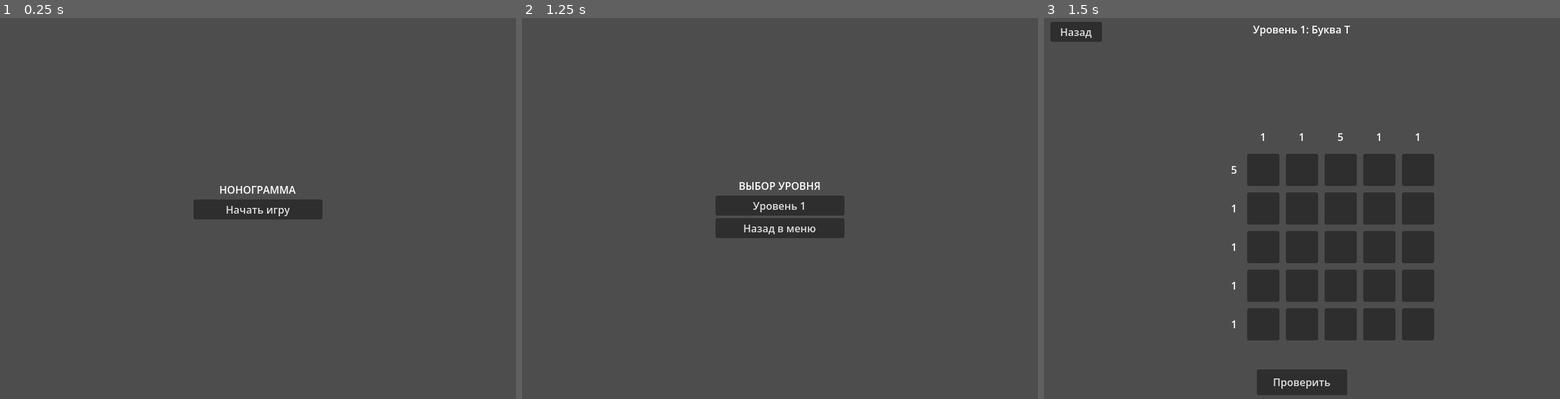
Above: before the commit, frames 1-3 (left to right).
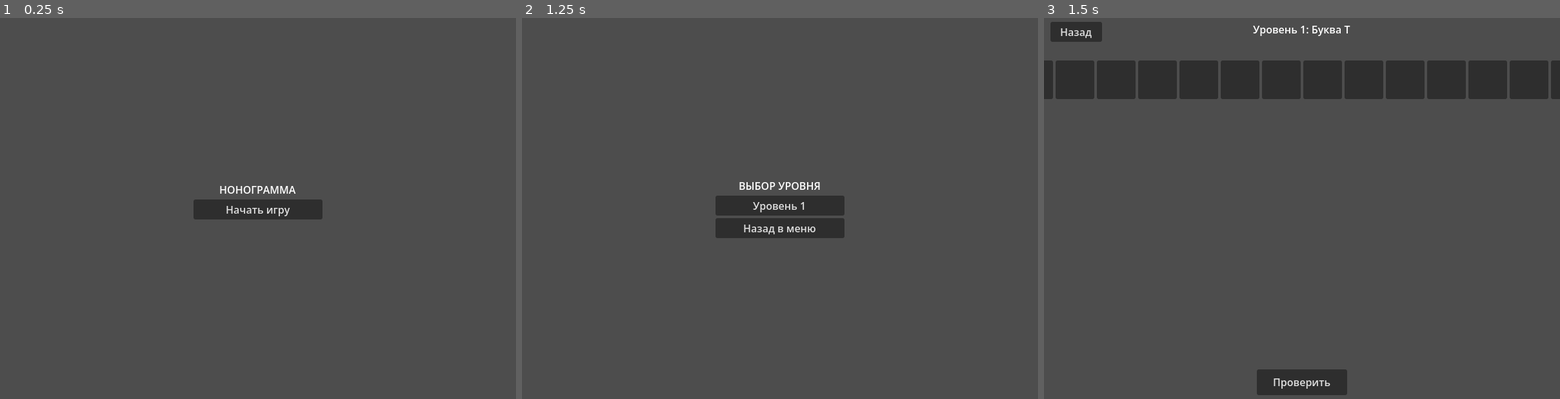
Above: after the commit, the same moments.

Repository: tunder-tunder/nonogramm
Game: Godot game, scene res://Main.tscn
Two runs of this game, one before a commit and one after it. Both use one fixed random seed, a clock stepped at 60 frames per second and the inputs below.
Inputs:
- Up to frame 1 (0.25 s): no input
- Up to frame 2 (1.25 s): click "Начать игру" at 0.5 s
- Up to frame 3 (1.5 s): click "Уровень 1" at 1.25 s

Frames 1-2 are identical in both runs. In frame 3, 23% of the frame differs, in the area x 0-100%, y 11-85%.

Commit message:
Update level scene with improved grid UI and consistent interaction logic
- Modified .gitignore to properly exclude build artifacts, dependencies, and log files
- Updated scenes/level.tscn to replace basic GridContainer with structured layout using MainGridContainer, RowHintsContainer, and ColHintsContainer for better hint display
- Enhanced scripts/level_view.gd with proper grid UI creation using nested containers, maintaining left-click (black fill), right-click (blue cross), and color logic consistency across all levels
- Implemented proper hint calculation and display positioning with dedicated containers for row and column hints

The changes restructure the level interface with a more organized layout system while preserving the core gameplay mechanics of left-click to fill, right-click to mark crosses, and consistent color coding throughout all game levels.

Diff:
--- a/scenes/level.tscn
+++ b/scenes/level.tscn
@@ -24,19 +24,28 @@
 text = "Уровень"
 horizontal_alignment = 1
 
-[node name="GridContainer" type="Control" parent="."]
+[node name="MainGridContainer" type="GridContainer" parent="."]
 layout_mode = 1
 anchors_preset = 8
 anchor_left = 0.5
 anchor_top = 0.5
 anchor_right = 0.5
 anchor_bottom = 0.5
-offset_left = -170.0
-offset_top = -170.0
-offset_right = 170.0
-offset_bottom = 170.0
+offset_left = -230.0
+offset_top = -230.0
+offset_right = 230.0
+offset_bottom = 230.0
 grow_horizontal = 2
 grow_vertical = 2
+columns = 6
+
+[node name="RowHintsContainer" type="VBoxContainer" parent="."]
+layout_mode = 1
+visible = false
+
+[node name="ColHintsContainer" type="HBoxContainer" parent="."]
+layout_mode = 1
+visible = false
 
 [node name="CheckButton" type="Button" parent="."]
 layout_mode = 1
--- a/scripts/level_view.gd
+++ b/scripts/level_view.gd
@@ -6,14 +6,14 @@
 var level_data: LevelData
 var player_grid: Array = []  # Состояние игрока: 0 - пусто, 1 - закрашено, 2 - помечено крестиком
 var cell_size: int = 60
-var start_offset: Vector2 = Vector2(80, 80)  # Смещение для размещения подсказок
-var hint_font_size: int = 16
-
-@onready var grid_container: Control = $GridContainer
+
+@onready var row_hints_container: VBoxContainer = $RowHintsContainer
+@onready var col_hints_container: HBoxContainer = $ColHintsContainer
+@onready var main_grid_container: GridContainer = $MainGridContainer
 @onready var level_label: Label = $LevelLabel
 @onready var check_button: Button = $CheckButton
 @onready var back_button: Button = $BackButton
-@onready var victory_banner: Control = $VictoryBanner  # Баннер победы
+@onready var victory_banner: Panel = $VictoryBanner
 
 # Цвета с высоким контрастом
 const COLOR_FILLED = Color(0.0, 0.0, 0.0)      # Черный для закрашенных ЛКМ
@@ -41,64 +41,62 @@
 		player_grid.append(row)
 
 	_create_grid_ui()
-	_create_hints()
 
 func _create_grid_ui():
-	# Очищаем предыдущую сетку
-	for child in grid_container.get_children():
+	# Очищаем предыдущие элементы
+	for child in main_grid_container.get_children():
 		child.queue_free()
-
-	grid_container.custom_minimum_size = Vector2(
-		level_data.grid_size * cell_size + 40,
-		level_data.grid_size * cell_size + 40
-	)
-
-	# Создаем клетки
-	for y in range(level_data.grid_size):
+	for child in row_hints_container.get_children():
+		child.queue_free()
+	for child in col_hints_container.get_children():
+		child.queue_free()
+
+	# Создаем подсказки для столбцов (сверху)
+	var col_hints = _calculate_col_hints()
+	for x in range(level_data.grid_size):
+		var hint_label = Label.new()
+		hint_label.text = "\n".join(col_hints[x])
+		hint_label.horizontal_alignment = HORIZONTAL_ALIGNMENT_CENTER
+		hint_label.vertical_alignment = VERTICAL_ALIGNMENT_BOTTOM
+		hint_label.custom_minimum_size = Vector2(cell_size, 60)
+		col_hints_container.add_child(hint_label)
+
+	# Пустой угол над подсказками строк
+	var corner = Control.new()
+	corner.custom_minimum_size = Vector2(60, 60)
+	main_grid_container.add_child(corner)
+
+	# Добавляем контейнер для подсказок столбцов
+	main_grid_container.add_child(col_hints_container)
+
+	# Создаем подсказки для строк (слева) и клетки сетки
+	var row_hints = _calculate_row_hints()
+	for y in range(level_data.grid_size):
+		# Подсказка для строки
+		var hint_label = Label.new()
+		hint_label.text = " ".join(row_hints[y])
+		hint_label.horizontal_alignment = HORIZONTAL_ALIGNMENT_RIGHT
+		hint_label.vertical_alignment = VERTICAL_ALIGNMENT_CENTER
+		hint_label.custom_minimum_size = Vector2(60, cell_size)
+		row_hints_container.add_child(hint_label)
+
+		# Контейнер для клеток строки
+		var row_container = HBoxContainer.new()
 		for x in range(level_data.grid_size):
 			var button = Button.new()
-			button.set_anchors_preset(Control.PRESET_TOP_LEFT)
-			button.position = Vector2(start_offset.x + x * cell_size + 5, start_offset.y + y * cell_size + 5)
-			button.size = Vector2(cell_size - 10, cell_size - 10)
+			button.custom_minimum_size = Vector2(cell_size, cell_size)
 			button.name = "Cell_%d_%d" % [x, y]
 			button.set_meta("cell_x", x)
 			button.set_meta("cell_y", y)
 			button.connect("pressed", _on_cell_left_clicked.bind(x, y))
-			button.connect("gui_input", _on_cell_gui_input)
-			grid_container.add_child(button)
+			button.connect("gui_input", _on_cell_gui_input.bind(x, y))
+			row_container.add_child(button)
+
+		# Добавляем подсказку строки и клетки в основную сетку
+		main_grid_container.add_child(row_hints_container.get_child(y))
+		main_grid_container.add_child(row_container)
 
 	_update_grid_visuals()
-
-func _create_hints():
-	# Создаем подсказки для строк (слева) и столбцов (сверху)
-	var row_hints = _calculate_row_hints()
-	var col_hints = _calculate_col_hints()
-
-	# Подсказки для столбцов (сверху)
-	for x in range(level_data.grid_size):
-		var label = Label.new()
-		label.set_anchors_preset(Control.PRESET_TOP_LEFT)
-		label.position = Vector2(start_offset.x + x * cell_size + 10, 10)
-		label.size = Vector2(cell_size - 20, 60)
-		label.name = "ColHint_%d" % x
-		label.text = "\n".join(col_hints[x])
-		label.horizontal_alignment = HORIZONTAL_ALIGNMENT_CENTER
-		label.vertical_alignment = VERTICAL_ALIGNMENT_BOTTOM
-		label.add_theme_font_size_override("font_size", hint_font_size)
-		grid_container.add_child(label)
-
-	# Подсказки для строк (слева)
-	for y in range(level_data.grid_size):
-		var label = Label.new()
-		label.set_anchors_preset(Control.PRESET_TOP_LEFT)
-		label.position = Vector2(10, start_offset.y + y * cell_size + 10)
-		label.size = Vector2(60, cell_size - 20)
-		label.name = "RowHint_%d" % y
-		label.text = " ".join(row_hints[y])
-		label.horizontal_alignment = HORIZONTAL_ALIGNMENT_RIGHT
-		label.vertical_alignment = VERTICAL_ALIGNMENT_CENTER
-		label.add_theme_font_size_override("font_size", hint_font_size)
-		grid_container.add_child(label)
 
 func _calculate_row_hints() -> Array:
 	var hints = []
@@ -149,41 +147,43 @@
 
 	_update_grid_visuals()
 
-func _on_cell_gui_input(event: InputEvent):
+func _on_cell_gui_input(event: InputEvent, x: int, y: int):
 	# Правый клик: постановка синего крестика
 	if event is InputEventMouseButton and event.button_index == MOUSE_BUTTON_RIGHT and event.pressed:
 		get_viewport().set_input_as_handled()
-		# Находим кнопку по позиции мыши
-		var mouse_pos = get_global_mouse_position()
-		for y in range(level_data.grid_size):
-			for x in range(level_data.grid_size):
-				var button = grid_container.get_node_or_null("Cell_%d_%d" % [x, y])
-				if button:
-					var rect = Rect2(button.position, button.size)
-					if rect.has_point(mouse_pos):
-						if player_grid[y][x] == 0:
-							player_grid[y][x] = 2
-						elif player_grid[y][x] == 2:
-							player_grid[y][x] = 0
-						_update_grid_visuals()
-						return
+		if player_grid[y][x] == 0:
+			player_grid[y][x] = 2
+		elif player_grid[y][x] == 2:
+			player_grid[y][x] = 0
+		_update_grid_visuals()
 
 func _update_grid_visuals():
 	for y in range(level_data.grid_size):
 		for x in range(level_data.grid_size):
-			var button = grid_container.get_node("Cell_%d_%d" % [x, y])
-			if player_grid[y][x] == 1:
-				# Закрашенная клетка - черный цвет (ЛКМ)
-				button.self_modulate = COLOR_FILLED
-				button.text = ""
-			elif player_grid[y][x] == 2:
-				# Крестик - синий цвет (ПКМ)
-				button.self_modulate = COLOR_CROSS
-				button.text = "✕"
-			else:
-				# Пустая клетка - белый цвет
-				button.self_modulate = COLOR_EMPTY
-				button.text = ""
+			var button = get_button(x, y)
+			if button:
+				if player_grid[y][x] == 1:
+					# Закрашенная клетка - черный цвет (ЛКМ)
+					button.self_modulate = COLOR_FILLED
+					button.text = ""
+				elif player_grid[y][x] == 2:
+					# Крестик - синий цвет (ПКМ)
+					button.self_modulate = COLOR_CROSS
+					button.text = "✕"
+				else:
+					# Пустая клетка - белый цвет
+					button.self_modulate = COLOR_EMPTY
+					button.text = ""
+
+func get_button(x: int, y: int) -> Button:
+	# Находим кнопку по координатам x, y
+	for child in main_grid_container.get_children():
+		if child is HBoxContainer:
+			for button in child.get_children():
+				if button is Button and button.has_meta("cell_x"):
+					if button.get_meta("cell_x") == x and button.get_meta("cell_y") == y:
+						return button
+	return null
 
 func _on_check_pressed():
 	_check_solution()
Not shown, changed: .gitignore
